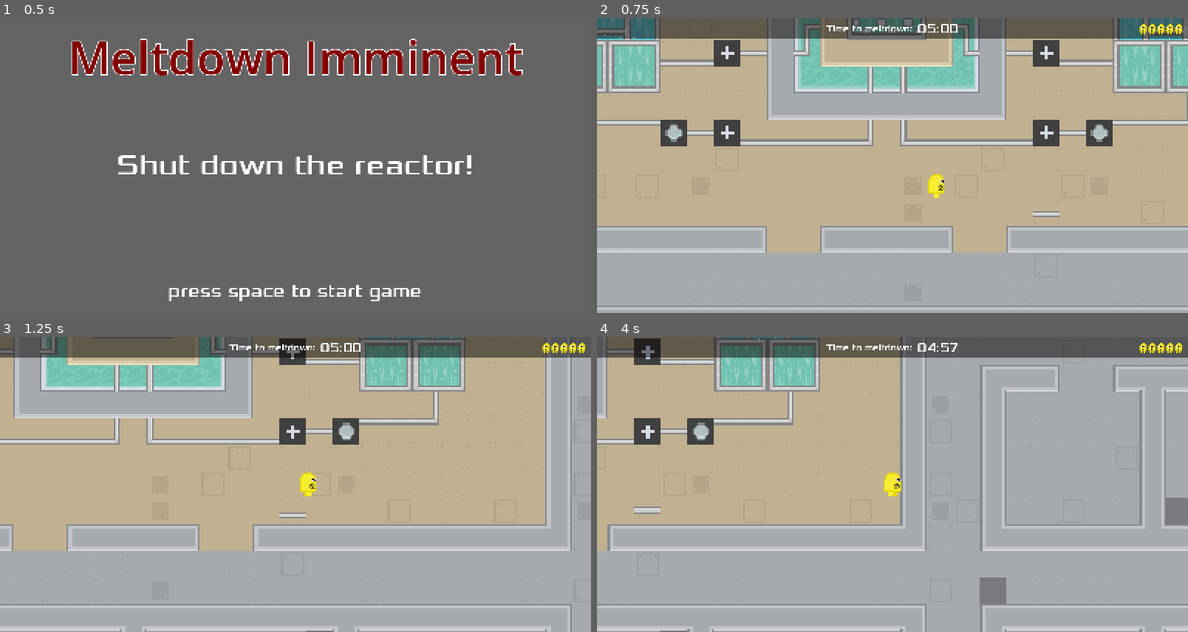
Above: before the commit, frames 1-4 (two rows, left to right).
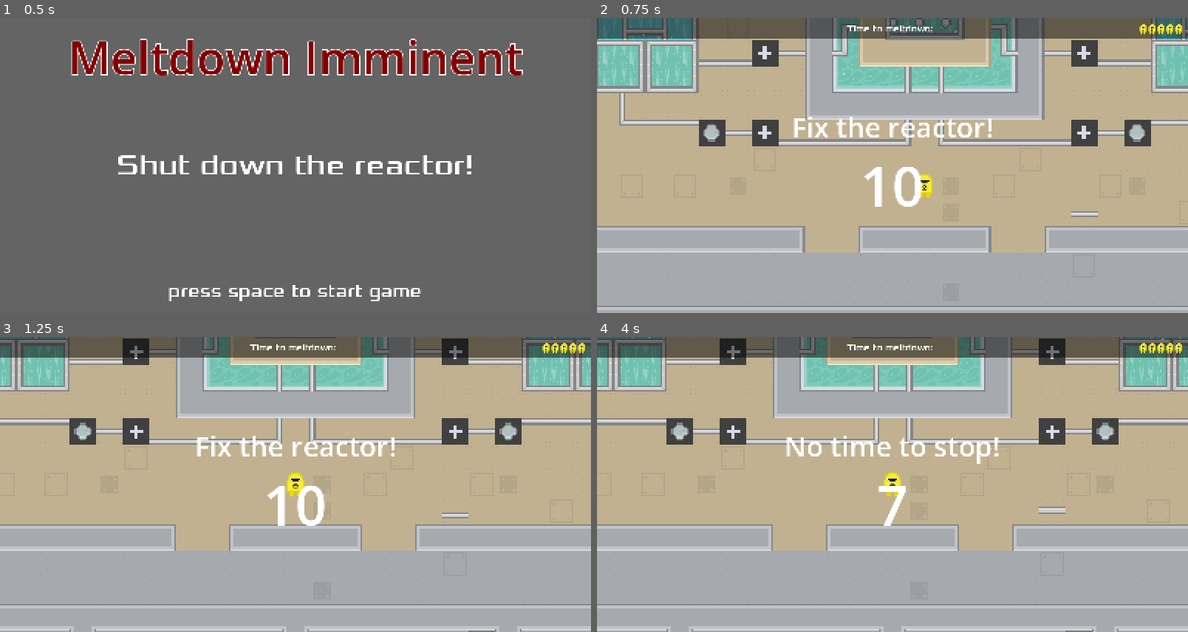
Above: after the commit, the same moments.

Repository: zabuuq/imminent-meltdown
Game: Godot game, scene res://scenes/start_screen.tscn
Same seed, same stepped clock (60 frames per second), same inputs: the game is played once before the commit and once after it.
Inputs:
- Up to frame 1 (0.5 s): no input
- Up to frame 2 (0.75 s): tap Space (drop_item) at 0.5, 0.6 s; hold Right (move_right) from 0.53 s (still down)
- Up to frame 3 (1.25 s): keep holding Right (move_right); tap Enter (ui_accept) at 0.77 s
- Up to frame 4 (4 s): tap Space (drop_item) every 0.75 s from 1.35 to 3.6 s; tap Enter (ui_accept) at 1.52, 3.02, 3.77 s; release Right (move_right) at 2.03 s; hold Left (move_left) 2.03-2.78 s; hold Right (move_right) from 2.78 s (still down)

Frame 1 is identical in both runs. In frame 2, 23% of the frame differs, in the area x 0-100%, y 0-80%; in frame 3, 31%; in frame 4, 42%, in the area x 0-100%, y 0-100%.

Commit message:
Add game start timer
Does not allow player movement, mob spawning, or meltdown timer until after the game start 10 second countdown. Also auto moves the player when the game starts.

Diff:
--- a/scenes/hud.gd
+++ b/scenes/hud.gd
@@ -1,10 +1,8 @@
 extends CanvasLayer
 
 
-# Called every frame. 'delta' is the elapsed time since the previous frame.
-func _process(_delta: float) -> void:
-	var t := ceili($MeltdownTimer.time_left)
-	$TimerMargin/HBoxContainer/MeltdownDisplay.text = "%02d:%02d" % [t / 60.0, t % 60]
+func set_meltdown_time(t: int) -> void:
+	$TimerMargin/HBoxContainer/MeltdownDisplay.text = "%02d:%02d" % [int(t / 60.0), t % 60]
 
 
 func _on_player_update_health(health: float) -> void:
@@ -19,7 +17,3 @@
 			child.animation = 'no_life'
 		else:
 			child.animation = 'default'
-
-
-func _on_meltdown_timer_timeout() -> void:
-	get_tree().change_scene_to_file("res://scenes/game_over.tscn")
--- a/scenes/hud.tscn
+++ b/scenes/hud.tscn
@@ -120,13 +120,19 @@
 anchor_bottom = 1.0
 grow_horizontal = 2
 grow_vertical = 2
+size_flags_horizontal = 4
+size_flags_vertical = 4
 
-[node name="Message" type="Label" parent="MessageContainer" unique_id=1974466694]
+[node name="VBoxContainer" type="VBoxContainer" parent="MessageContainer" unique_id=419935427]
 layout_mode = 2
+
+[node name="Message" type="Label" parent="MessageContainer/VBoxContainer" unique_id=1974466694]
+layout_mode = 2
+size_flags_horizontal = 4
 theme_override_font_sizes/font_size = 75
+text = "Fix the reactor!"
 
-[node name="MeltdownTimer" type="Timer" parent="." unique_id=502022640]
-wait_time = 300.0
-autostart = true
-
-[connection signal="timeout" from="MeltdownTimer" to="." method="_on_meltdown_timer_timeout"]
+[node name="Countdown" type="Label" parent="MessageContainer/VBoxContainer" unique_id=163689310]
+layout_mode = 2
+size_flags_horizontal = 4
+theme_override_font_sizes/font_size = 150
--- a/scenes/main.gd
+++ b/scenes/main.gd
@@ -9,6 +9,36 @@
 func _ready() -> void:
 	$Player/Player.position = $Player/StartPosition.position
 	spawn_objects(CONDUIT_SCENE, 25)
+	$MeltdownTimer.timeout.connect(_on_meltdown_timer_timeout)
+
+
+func _process(_delta: float) -> void:
+	if not $StartTimer.is_stopped():
+		var t: int = ceili($StartTimer.time_left)
+		$HUD.get_node("MessageContainer/VBoxContainer/Countdown").text = str(t)
+		var msg := $HUD.get_node("MessageContainer/VBoxContainer/Message")
+		if t <= 1:
+			msg.text = "Go!"
+		elif t <= 2:
+			msg.text = "Set"
+		elif t <= 3:
+			msg.text = "Ready"
+		elif t <= 7:
+			msg.text = "No time to stop!"
+	if not $MeltdownTimer.is_stopped():
+		$HUD.set_meltdown_time(ceili($MeltdownTimer.time_left))
+
+
+func _on_start_timer_timeout() -> void:
+	$HUD.get_node("MessageContainer/VBoxContainer/Countdown").text = ""
+	$HUD.get_node("MessageContainer/VBoxContainer/Message").text = ""
+	$RadWorker/MobSpawnTimer.start()
+	$MeltdownTimer.start()
+	$Player/Player.start_moving()
+
+
+func _on_meltdown_timer_timeout() -> void:
+	get_tree().call_deferred("change_scene_to_file", "res://scenes/game_over.tscn")
 
 
 func spawn_objects(object_scene: PackedScene, count: int) -> void:
--- a/scenes/main.tscn
+++ b/scenes/main.tscn
@@ -1,14 +1,16 @@
-[gd_scene format=4 uid="uid://cgb226hqsuv23"]
+[gd_scene format=4]
 
-[ext_resource type="Script" uid="uid://cy0c65nvsgq3r" path="res://scenes/main.gd" id="1_0xm2m"]
-[ext_resource type="PackedScene" uid="uid://db33bj0y833sr" path="res://scenes/player.tscn" id="1_ig7tw"]
-[ext_resource type="Texture2D" uid="uid://b5xvjfdqriqio" path="res://art/tiles/roguelikeDungeon_transparent.png" id="3_272bh"]
-[ext_resource type="PackedScene" uid="uid://cvqvw7ypmtpn2" path="res://scenes/hud.tscn" id="4_1bvp3"]
-[ext_resource type="Texture2D" uid="uid://qm6o0swuhony" path="res://art/tiles/tilemap.png" id="4_4c57u"]
-[ext_resource type="Texture2D" uid="uid://fskh3uuckphl" path="res://art/tiles/imment-meltdown-tilemap.png" id="4_85g3d"]
-[ext_resource type="AudioStream" uid="uid://oaf4pffgxg" path="res://audio/Orff - O Fortuna - Carmina Burana.mp3" id="4_lquwl"]
-[ext_resource type="Texture2D" uid="uid://dffdpnvyccn08" path="res://art/Particles/smoke_particle.png" id="7_o6xl0"]
-[ext_resource type="Texture2D" uid="uid://du2jyd3iiqkoa" path="res://art/Particles/spark_particle2.png" id="8_tipki"]
+[ext_resource type="Script" path="res://scenes/main.gd" id="1_0xm2m"]
+[ext_resource type="PackedScene" path="res://scenes/player.tscn" id="1_ig7tw"]
+[ext_resource type="Texture2D" path="res://art/tiles/roguelikeDungeon_transparent.png" id="3_272bh"]
+[ext_resource type="PackedScene" path="res://scenes/hud.tscn" id="4_1bvp3"]
+[ext_resource type="Texture2D" path="res://art/tiles/tilemap.png" id="4_4c57u"]
+[ext_resource type="Texture2D" path="res://art/tiles/imment-meltdown-tilemap.png" id="4_85g3d"]
+[ext_resource type="AudioStream" path="res://audio/Orff - O Fortuna - Carmina Burana.mp3" id="4_lquwl"]
+[ext_resource type="Script" path="res://scenes/hud.gd" id="6_snrbf"]
+[ext_resource type="Texture2D" path="res://art/Particles/smoke_particle.png" id="7_o6xl0"]
+[ext_resource type="Texture2D" path="res://art/Particles/spark_particle2.png" id="8_tipki"]
+[ext_resource type="Script" path="res://scenes/player.gd" id="9_uqrxx"]
 
 [sub_resource type="TileSetAtlasSource" id="TileSetAtlasSource_choun"]
 texture = ExtResource("4_4c57u")
@@ -7569,10 +7571,12 @@
 tile_set = SubResource("TileSet_kek77")
 
 [node name="StartTimer" type="Timer" parent="." unique_id=2123641215]
-wait_time = 5.0
+wait_time = 10.0
 one_shot = true
+autostart = true
 
-[node name="HUD" parent="." unique_id=714225299 instance=ExtResource("4_1bvp3")]
+[node name="HUD" type="CanvasLayer" parent="." unique_id=714225299 instance=ExtResource("4_1bvp3")]
+script = ExtResource("6_snrbf")
 
 [node name="Music" type="AudioStreamPlayer" parent="." unique_id=188113294]
 stream = ExtResource("4_lquwl")
@@ -7581,7 +7585,11 @@
 
 [node name="Player" type="Node2D" parent="." unique_id=332799602]
 
-[node name="Player" parent="Player" unique_id=1618940360 groups=["player"] instance=ExtResource("1_ig7tw")]
+[node name="Player" type="CharacterBody2D" parent="Player" unique_id=1618940360 groups=["Player", "player"] instance=ExtResource("1_ig7tw")]
+scale = Vector2(0.23, 0.23)
+collision_mask = 28
+motion_mode = 1
+script = ExtResource("9_uqrxx")
 
 [node name="StartPosition" type="Marker2D" parent="Player" unique_id=413662143]
 position = Vector2(808, 520)
@@ -7595,7 +7603,6 @@
 
 [node name="MobSpawnTimer" type="Timer" parent="RadWorker" unique_id=2061601783]
 wait_time = 5.0
-autostart = true
 
 [node name="Objects" type="Node2D" parent="." unique_id=1511004212]
 
@@ -7624,6 +7631,9 @@
 texture = ExtResource("8_tipki")
 process_material = SubResource("ParticleProcessMaterial_o6xl0")
 
+[node name="MeltdownTimer" type="Timer" parent="." unique_id=2015017185]
+wait_time = 300.0
+
 [connection signal="timeout" from="StartTimer" to="." method="_on_start_timer_timeout"]
 [connection signal="update_health" from="Player/Player" to="HUD" method="_on_player_update_health"]
 [connection signal="timeout" from="RadWorker/MobSpawnTimer" to="." method="_on_mob_spawn_timer_timeout"]
--- a/scenes/player.gd
+++ b/scenes/player.gd
@@ -6,6 +6,7 @@
 var input_direction = Vector2.ZERO
 var speed := 150
 var health := 5.0
+var can_move := false
 
 
 func _physics_process(_delta: float) -> void:
@@ -15,6 +16,8 @@
 
 
 func handle_movement():
+	if not can_move:
+		return
 	input_direction.x = Input.get_axis('move_left','move_right')
 	input_direction.y = Input.get_axis('move_up','move_down')
 
@@ -22,6 +25,12 @@
 		velocity = input_direction * speed
 
 	move_and_slide()
+	set_animation()
+
+
+func start_moving() -> void:
+	can_move = true
+	velocity = Vector2([-1, 1].pick_random() * speed, 0)
 	set_animation()
 
 
